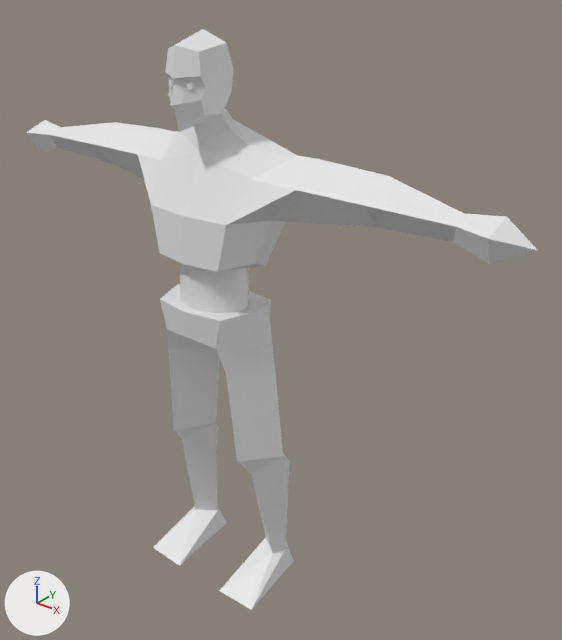
The Blender file Assets/Graphics assets/Characters/serf.blend: old version first, new version second.
Both versions are drawn from a 50 mm camera at (1.72, -1.85, 2.26) aimed at (0.15, 0.11, 1.05). The axes (+X, +Y, +Z) are drawn at lower left. The lights are the same throughout.

The older version as bpy lines, for what is in view:
```python
me_cube = bpy.data.meshes.new('Cube')
me_cube.from_pydata(...)  # a box spanning x -1.0..1.0, y -1.0..1.0, z -1.0..1.0
me_cube_001 = bpy.data.meshes.new('Cube.001')
me_cube_001.from_pydata(...)  # 89 vertices, 88 faces; spans x 0.0..3.51, y -0.71..0.5, z -3.64..3.66
me_cylinder = bpy.data.meshes.new('Cylinder')
me_cylinder.from_pydata(...)  # 20 vertices, 10 faces; spans x -0.114..0.114, y -0.12..0.12, z -0.275..0.275
me_cylinder.materials.append(mat_material)  # its picture is missing
ob_body = bpy.data.objects.new('Body', me_cube_001)
ob_body.location = (0.0, 0.0, 1.004)
ob_body.scale = (0.305, 0.314, 0.28)
_m = ob_body.modifiers.new('Mirror', 'MIRROR')
ob_eyes = bpy.data.objects.new('Eyes', me_cube)
ob_eyes.location = (0.039, -0.168, 1.88)
ob_eyes.rotation_euler = (-0.0241, -0.0869, 0.187)  # degrees (-1.4, -5, 11)
ob_eyes.scale = (0.00844, 0.00844, 0.00844)
_m = ob_eyes.modifiers.new('Mirror', 'MIRROR')
_m.mirror_object = ob_body
ob_wires_stomach = bpy.data.objects.new('Wires stomach', me_cylinder)
ob_wires_stomach.location = (0.0, -0.064, 1.226)
ob_wires_stomach.rotation_euler = (-0.0482, 0.0, 0.0)  # degrees (-2.8, 0, 0)
ob_wires_stomach.scale = (1.15, 0.924, 0.6)
_m = ob_wires_stomach.modifiers.new('Subdivision', 'SUBSURF')
```
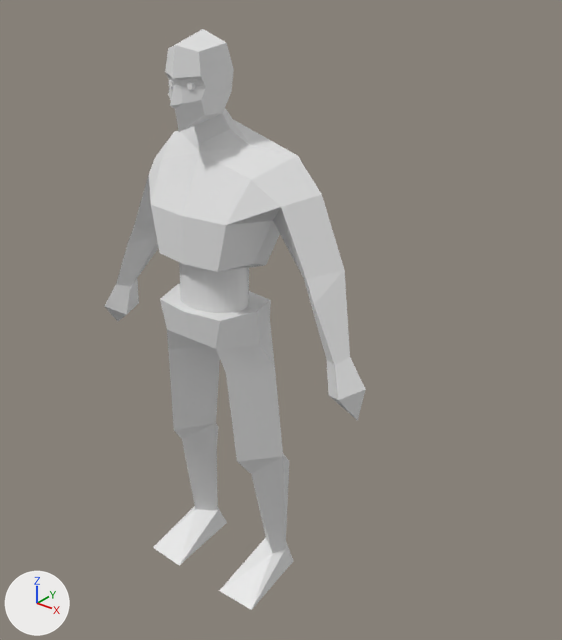
Diff of the bpy script that builds the scene:
```diff
--- a/Assets/Graphics assets/Characters/serf.blend.py
+++ b/Assets/Graphics assets/Characters/serf.blend.py
@@ me_cube_001 @@
 # used by ob_body; location = (0.0, 0.0, 1.004); scale = (0.305, 0.314, 0.28)
-me_cube_001.from_pydata(...)  # 89 vertices, 88 faces; spans x 0.0..3.51, y -0.71..0.5, z -3.64..3.66
+me_cube_001.from_pydata(...)  # 89 vertices, 88 faces; spans x 0.0..1.97, y -0.71..0.5, z -3.64..3.66
+# me_cube_001 part 1: 18 of 89 vertices moved; they spanned x 1.14..3.51, y -0.25..0.37, z 1.8..2.38 and now span x 0.89..1.97, y -0.35..0.33, z -0.48..2.01; mean shift (-0.91, -0.06, -1.39); largest move (3.51, 0.0, 1.99) -> (1.91, -0.1, -0.48)
```

Where the change shows, as pixel boxes [x1, y1, x2, y2] in the pictures (562 x 640 px; the box of a moved part takes in the faces that stretch with it):
'Body', reshaped (49% narrower)
    before: [26, 29, 538, 610]
    after: [104, 29, 366, 610]
part 1 of me_cube_001, moved or reshaped
    before: [26, 120, 538, 264]
    after: [104, 134, 366, 421]
